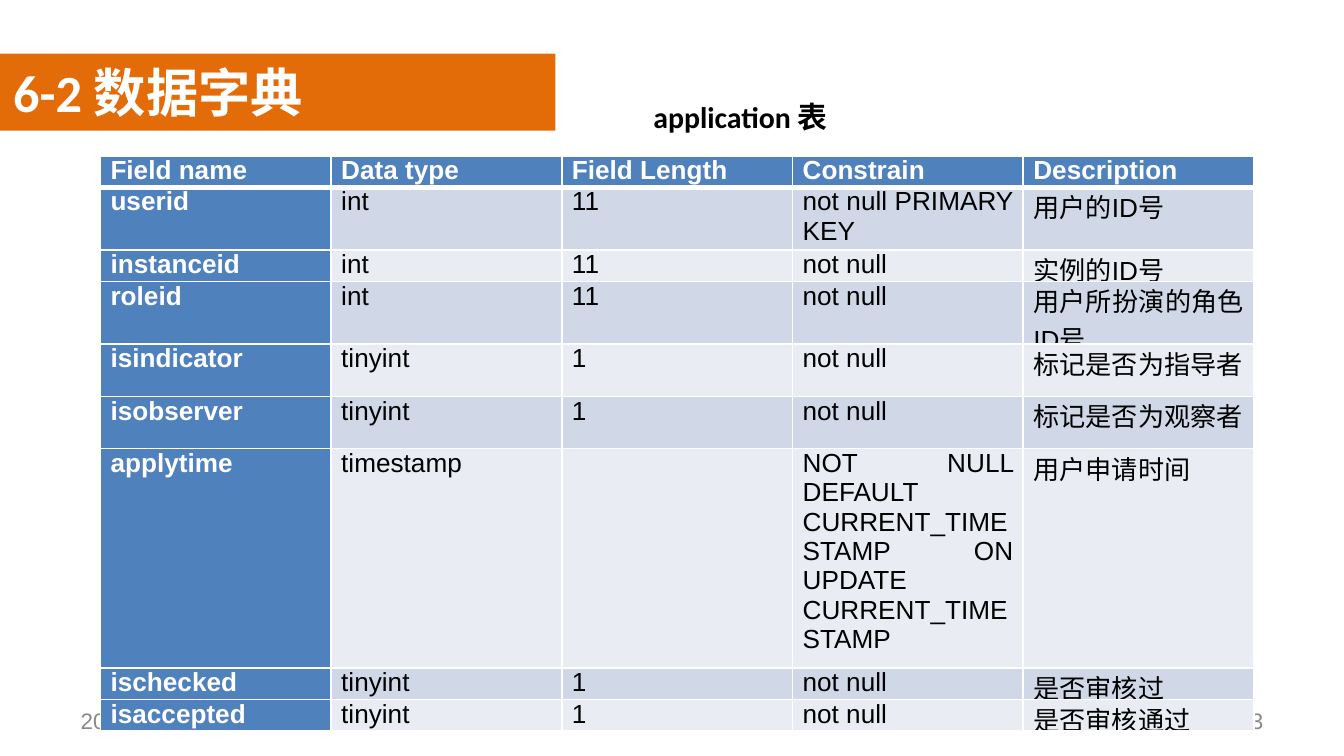
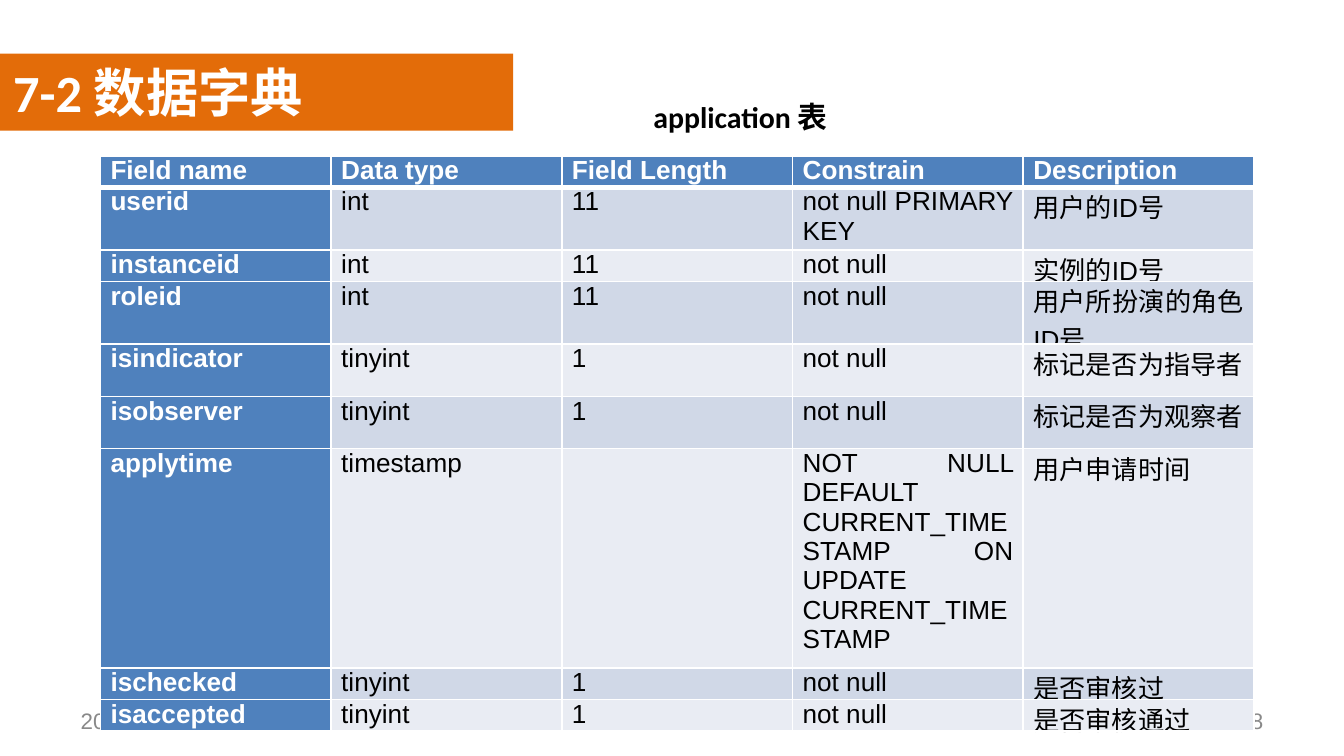
Before and after one commit to SoftwareRequirtmentsG02/Document, a slide deck: slide 28 of 案例教学系统/受控文档/分析设计/PPT/PRD2018-G02-SRS评审PPT.pptx (slide 33 before the commit). Drawn at 1344x756 pixels with LibreOffice and Linux fonts; fonts in the diff are those of the drawing; background and template pictures are left out. Boxes give left, top, right and bottom in pixels: in the first picture for what was removed or moved away, otherwise in the second. Text is boxed around its words. In the diff, an @@ line names an element or a change of style, - is before the commit and + after.

```diff
--- a/案例教学系统/受控文档/分析设计/PPT/PRD2018-G02-SRS评审PPT.pptx
+++ b/案例教学系统/受控文档/分析设计/PPT/PRD2018-G02-SRS评审PPT.pptx
@@ rectangle: place and size @@
-rectangle at [0, 54, 555, 130]
+rectangle at [0, 54, 513, 130]
@@ text at [13, 67, 303, 117]: text changed @@
-6-2 数据字典
+7-2 数据字典
```
Also in this commit, not shown: 49 other slides changed, 9 slides added, 3 slides removed, 1 other file.
